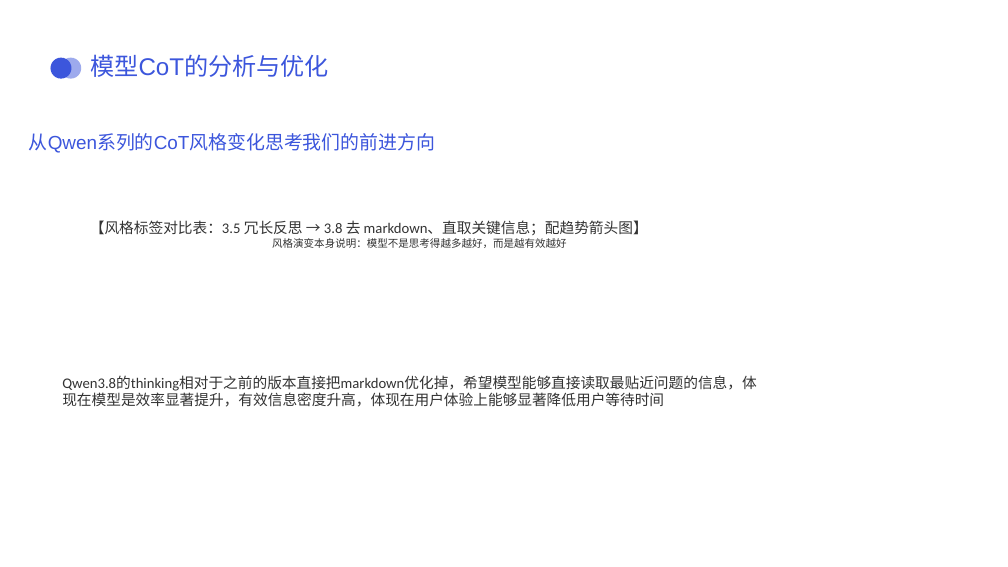
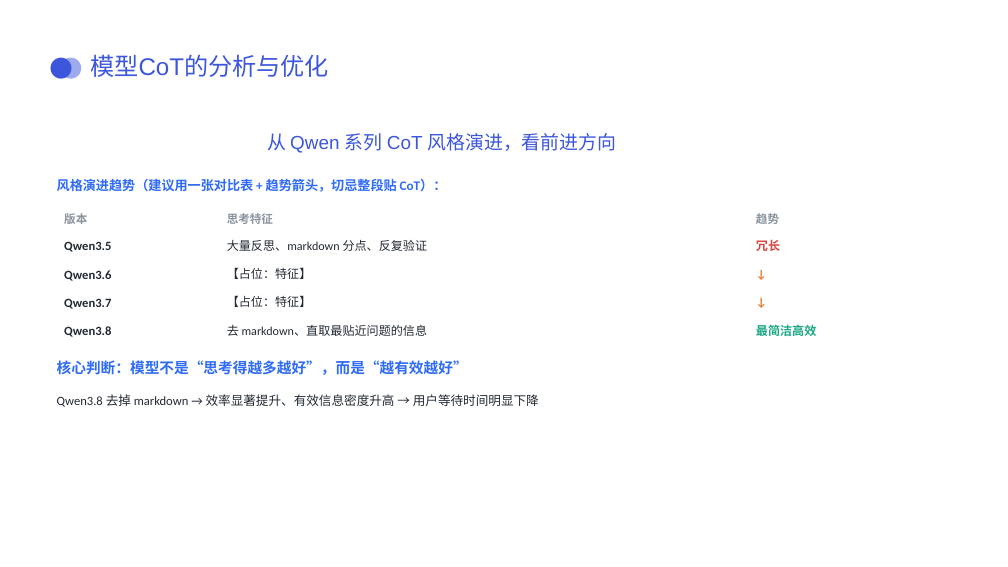
Before and after one commit to cocoastar/Anything, a slide deck: slide 11 of 答辩.pptx. Drawn at 1008x567 pixels with LibreOffice and Linux fonts; fonts in the diff are those of the drawing; background and template pictures are left out. Boxes give left, top, right and bottom in pixels: in the first picture for what was removed or moved away, otherwise in the second. Text is boxed around its words. In the diff, an @@ line names an element or a change of style, - is before the commit and + after.

```diff
--- a/答辩.pptx
+++ b/答辩.pptx
@@ text at (x1=267, y1=133, x2=616, y2=153): text changed @@
-从Qwen系列的CoT风格变化思考我们的前进方向
+从 Qwen 系列 CoT 风格演进，看前进方向
@@ text added at (x1=57, y1=179, x2=447, y2=192), 25 pt, text #2F6BF6, bold @@
+风格演进趋势（建议用一张对比表 + 趋势箭头，切忌整段贴 CoT）：
@@ text added at (x1=64, y1=213, x2=87, y2=224), 22 pt, text #8A939E, bold @@
+版本
@@ text removed at (x1=90, y1=220, x2=648, y2=248) @@
-【风格标签对比表：3.5 冗长反思 → 3.8 去 markdown、直取关键信息；配趋势箭头图】
-风格演变本身说明：模型不是思考得越多越好，而是越有效越好
@@ text added at (x1=227, y1=213, x2=273, y2=224), 22 pt, text #8A939E, bold @@
+思考特征
@@ text added at (x1=756, y1=213, x2=779, y2=224), 22 pt, text #8A939E, bold @@
+趋势
@@ text added at (x1=756, y1=239, x2=780, y2=251), 23 pt, text #D8433B, bold @@
+冗长
@@ text added at (x1=64, y1=241, x2=111, y2=252), 24 pt, text #222A33, bold @@
+Qwen3.5
@@ text added at (x1=227, y1=240, x2=428, y2=251), 23 pt, text #222A33 @@
+大量反思、markdown 分点、反复验证
@@ text added at (x1=227, y1=267, x2=312, y2=279), 23 pt, text #222A33 @@
+【占位：特征】
@@ text added at (x1=756, y1=266, x2=907, y2=289), 23 pt, text #E87A2B, bold @@
+↓
@@ text added at (x1=64, y1=270, x2=111, y2=281), 24 pt, text #222A33, bold @@
+Qwen3.6
@@ text added at (x1=64, y1=298, x2=111, y2=309), 24 pt, text #222A33, bold @@
+Qwen3.7
@@ text added at (x1=227, y1=295, x2=312, y2=307), 23 pt, text #222A33 @@
+【占位：特征】
@@ text added at (x1=756, y1=295, x2=907, y2=317), 23 pt, text #E87A2B, bold @@
+↓
@@ text added at (x1=64, y1=326, x2=111, y2=337), 24 pt, text #222A33, bold @@
+Qwen3.8
@@ text added at (x1=227, y1=325, x2=428, y2=336), 23 pt, text #222A33 @@
+去 markdown、直取最贴近问题的信息
@@ text added at (x1=756, y1=322, x2=816, y2=338), 23 pt, text #1BA784, bold @@
+最简洁高效
@@ text added at (x1=57, y1=360, x2=468, y2=375), 28 pt, text #2F6BF6, bold @@
+核心判断：模型不是“思考得越多越好”，而是“越有效越好”
@@ text at (x1=57, y1=394, x2=539, y2=407): text changed; size 28 to 24 pt; text colour #333333 to #222A33 @@
-Qwen3.8的thinking相对于之前的版本直接把markdown优化掉，希望模型能够直接读取最贴近问题的信息，体现在模型是效率显著提升，有效信息密度升高，体现在用户体验上能够显著降低用户等待时间
+Qwen3.8 去掉 markdown → 效率显著提升、有效信息密度升高 → 用户等待时间明显下降
@@ text "Qwen3.8 去掉 markdown → 效率显著提升、有效信息密度升高 ..." at (x1=57, y1=394, x2=539, y2=407): vertical alignment middle to top @@
```
Also in this commit, not shown: 11 other slides changed.
